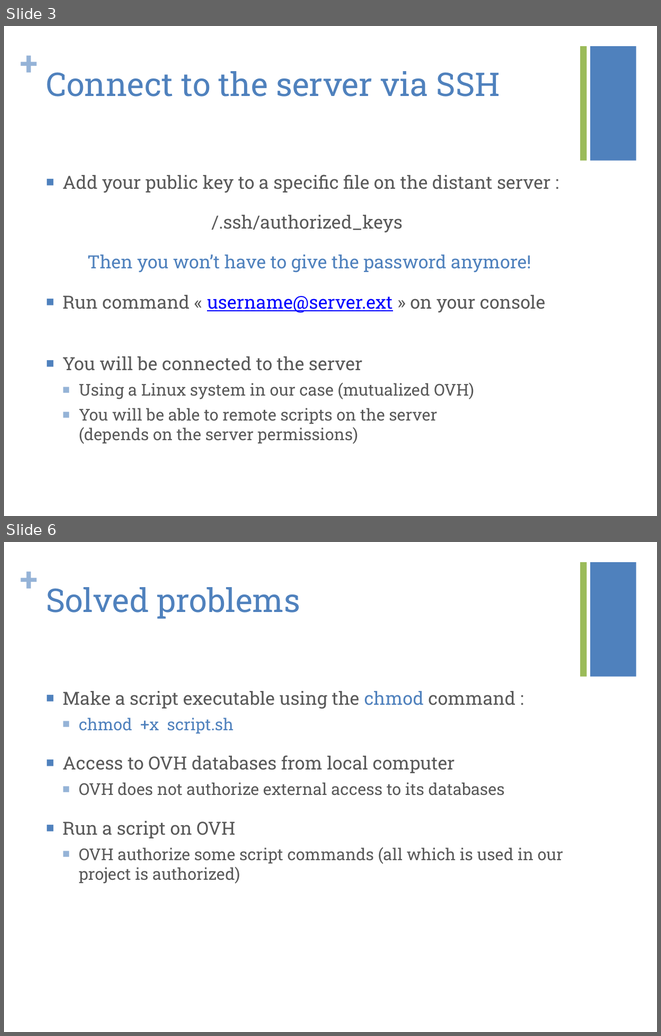
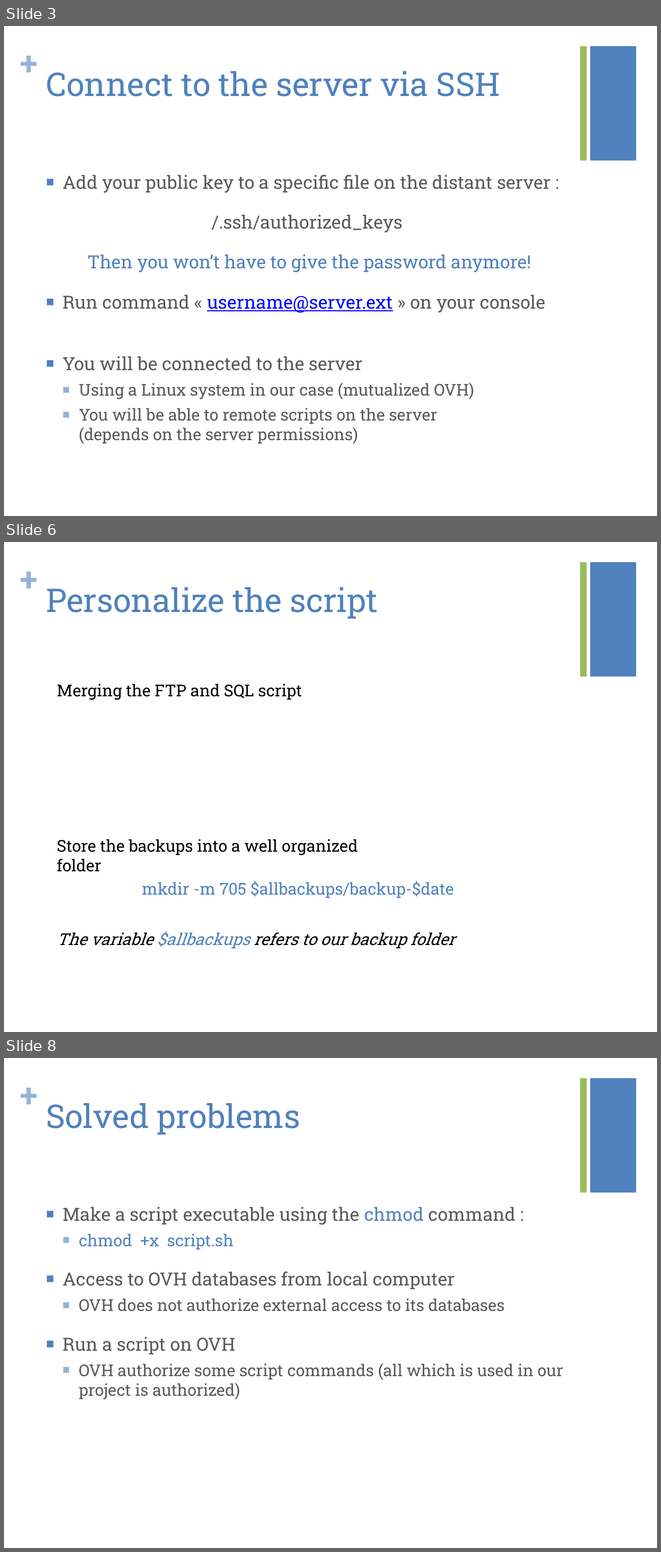
Before and after one commit to kiago/isepse2014, a slide deck: alain.de-christen/05-PresentationPPT/FTP-SQL-Backup-Presentation.pptx. Shown one above the other, each under a label of ours: slides 3 and 6 before the commit, slides 3, 6 and 8 after it; the slides between them are not shown. The pictures are 661x1036 and 661x1552 pixels, drawn with LibreOffice and Linux fonts; fonts in the diff are those of the drawing. Boxes give left, top, right and bottom in pixels: in the first picture for what was removed or moved away, otherwise in the second. Text is boxed around its words. In the diff, an @@ line names an element or a change of style, - is before the commit and + after.

```diff
--- a/alain.de-christen/05-PresentationPPT/FTP-SQL-Backup-Presentation.pptx
+++ b/alain.de-christen/05-PresentationPPT/FTP-SQL-Backup-Presentation.pptx
@@ slide 6 added at (4,542,657,1032), background #FFFFFF; not listed: 3 template elements that a slide beside it also shows @@
@@ title added at (46,587,378,619), 36 pt, text #4F81BD @@
+Personalize the script
@@ text added at (57,684,302,700), 18 pt, text #000000 @@
+Merging the FTP and SQL script
@@ text added at (57,839,358,872), 18 pt, text #000000 @@
+Store the backups into a well organized folder
@@ text added at (142,881,454,898), 18 pt, text #4F81BD @@
+mkdir -m 705 $allbackups/backup-$date
@@ text added at (57,931,455,949), 18 pt, text #000000, italic @@
+The variable $allbackups refers to our backup folder
@@ what was slide 6 is now slide 8 @@
```
Also in this commit, not shown: 1 slide changed, 2 other slides added, 1 other file.
